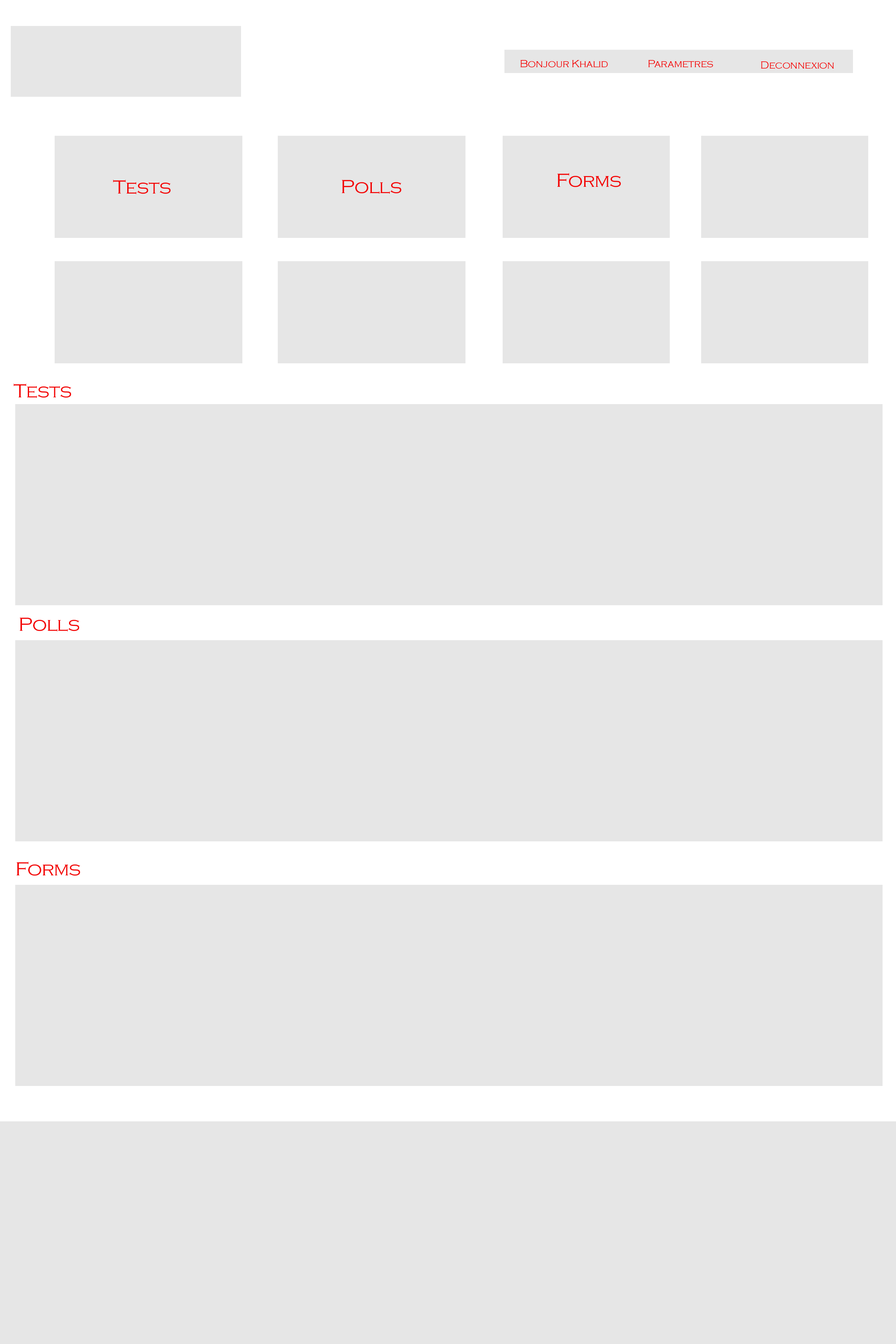
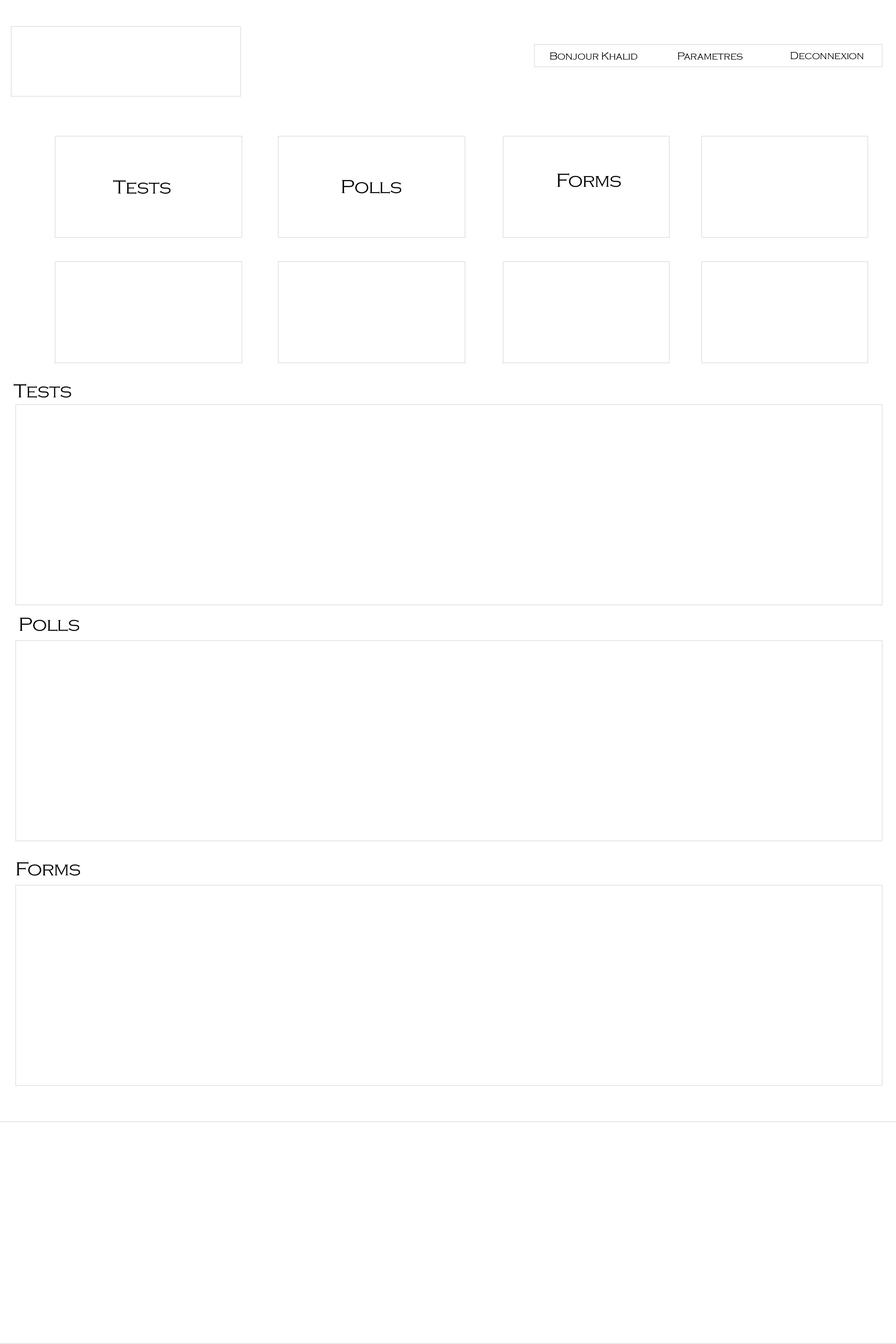
Layered file, before and after one edit (896x1344). Changes by layer:
painted on "Deconnexion" over [760, 51, 864, 69]
painted on "Parametres" over [648, 52, 743, 68]
painted on "Bonjour Khalid" over [519, 52, 638, 68]
painted on "account" over [504, 43, 883, 73]
painted on "logo" over [11, 26, 241, 96]
painted on "Forms" (1st of 2, in "body" › "Results") over [16, 861, 81, 876]
painted on "box 1 results copie 2" over [16, 885, 882, 1085]
painted on "Polls" (1st of 2, in "body" › "Results") over [19, 617, 80, 632]
painted on "box 1 results copie" over [16, 640, 882, 841]
painted on "Tests" (1st of 2, in "body" › "Results") over [13, 383, 72, 399]
painted on "box 1 results" over [16, 404, 882, 605]
painted on "box8" over [701, 261, 868, 363]
painted on "box7" over [503, 261, 669, 363]
painted on "box6" over [278, 261, 465, 363]
painted on "box5" over [55, 261, 242, 363]
painted on "box4" over [701, 136, 868, 237]
painted on "Forms" (2nd of 2, in "body" › "flat menu") over [557, 172, 621, 188]
painted on "box3" over [503, 136, 669, 237]
painted on "Polls" (2nd of 2, in "body" › "flat menu") over [341, 179, 402, 194]
painted on "box2" over [278, 136, 465, 237]
painted on "Tests" (2nd of 2, in "body" › "flat menu") over [112, 179, 171, 195]
painted on "box1" over [55, 136, 242, 237]
painted on "bg" over [0, 1121, 896, 1343]
